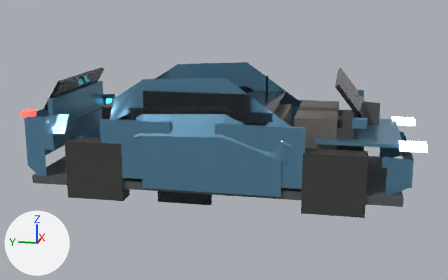
A saved change to the glTF model assets/models/processed/fallback.glb.
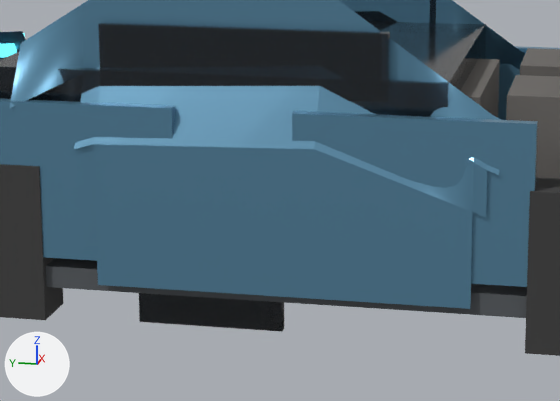
Each version appears first whole from a 50 mm lens placed at (-7.84, -1.59, 2.57), pointed at (-0.01, -0.03, 0.61), and next in a close-up on the part from 24% to 70% of the width and 29% to 83% of the height. The lights are fixed; the arrows at lower left show +X, +Y and +Z. The first two pictures are the older version. Where no turn or scale is listed for an object, it has been applied to the vertices.

The first close-up shows 'body_mesh', 'cab_mesh', 'door_fr_mesh', 'door_rr_mesh', 'seat_l', 'seat_r', 'seat_rear', 'tire_fr', 'tire_rr', 'trim_mesh', 'window_fixed_r', 'window_fl_mesh', 'window_rl_mesh', 'window_rr_mesh' and 3 more.
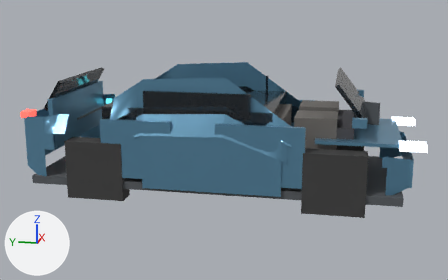
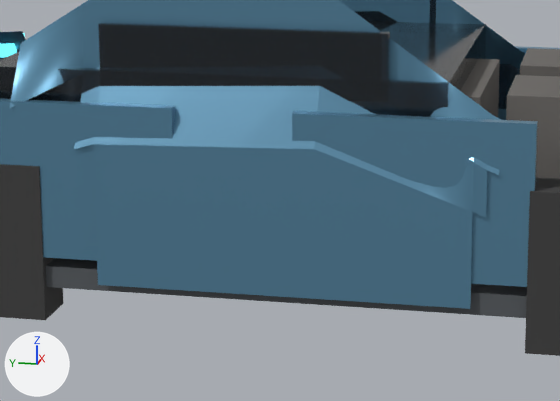
Changed parts and their boxes (x1, y1, x2, y2) in the close-ups (560 x 401 px):
'window_fl_mesh', moved
    before: (139, 293, 283, 332)
    after: (498, 64, 520, 109)

Patch to the scene script:
```diff
--- a/assets/models/processed/fallback.glb.py
+++ b/assets/models/processed/fallback.glb.py
@@ ob_window_fl_mesh @@
 ob_window_fl_mesh.parent = ob_window_fl
-ob_window_fl_mesh.location = (-0.91, 1.675, -1.16)
+ob_window_fl_mesh.location = (-0.01, 0.525, -0.16)
 ob_window_fl_mesh.scale = (0.375, 0.375, 0.375)
@@ ob_window_fr_mesh @@
 ob_window_fr_mesh.parent = ob_window_fr
-ob_window_fr_mesh.location = (0.91, 1.675, -1.16)
+ob_window_fr_mesh.location = (0.01, 0.525, -0.16)
 ob_window_fr_mesh.scale = (0.375, 0.375, 0.375)
@@ ob_window_rl_mesh @@
 ob_window_rl_mesh.parent = ob_window_rl
-ob_window_rl_mesh.location = (-0.91, 0.0, -1.16)
+ob_window_rl_mesh.location = (-0.01, 0.44, -0.16)
 ob_window_rl_mesh.scale = (0.29, 0.29, 0.29)
@@ ob_window_rr_mesh @@
 ob_window_rr_mesh.parent = ob_window_rr
-ob_window_rr_mesh.location = (0.91, 0.0, -1.16)
+ob_window_rr_mesh.location = (0.01, 0.44, -0.16)
 ob_window_rr_mesh.scale = (0.29, 0.29, 0.29)
```
